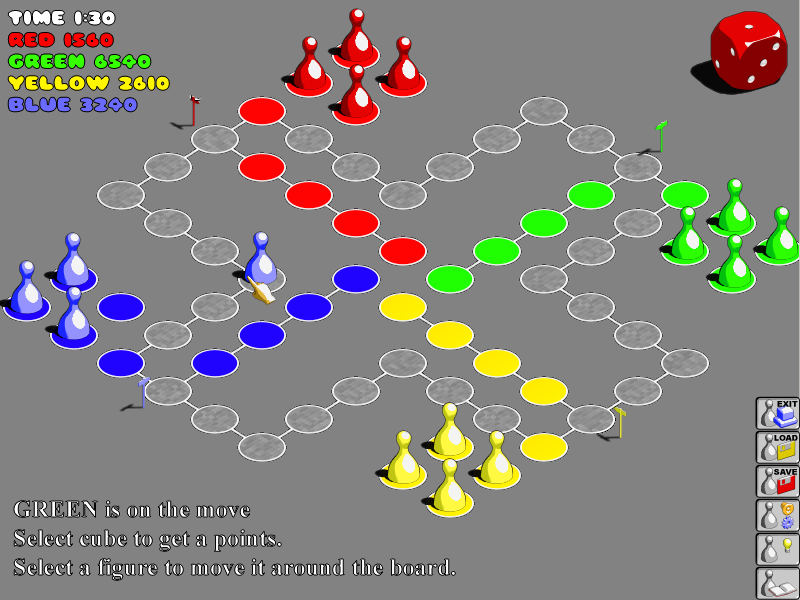
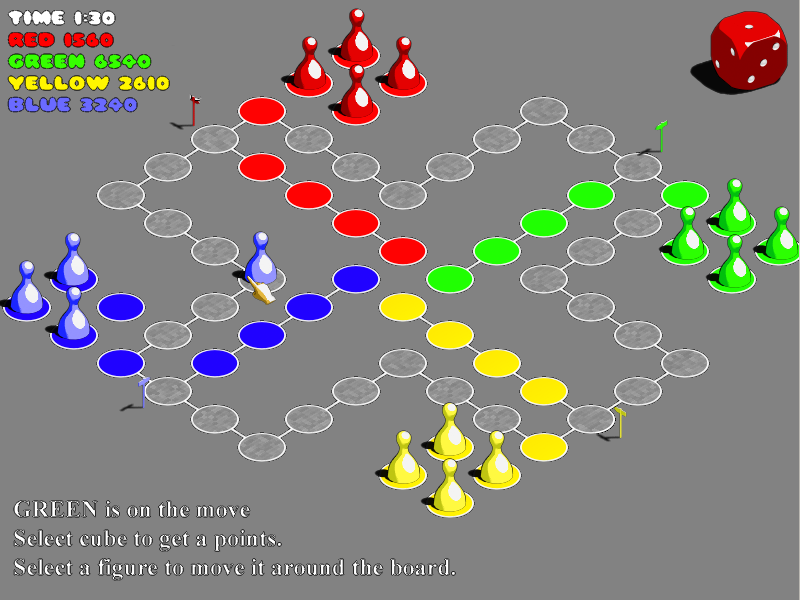
Layered file, before and after one edit (w=800, h=600). Changes by layer:
hid "Layer 10" over [left=755, top=396, right=800, bottom=600]
